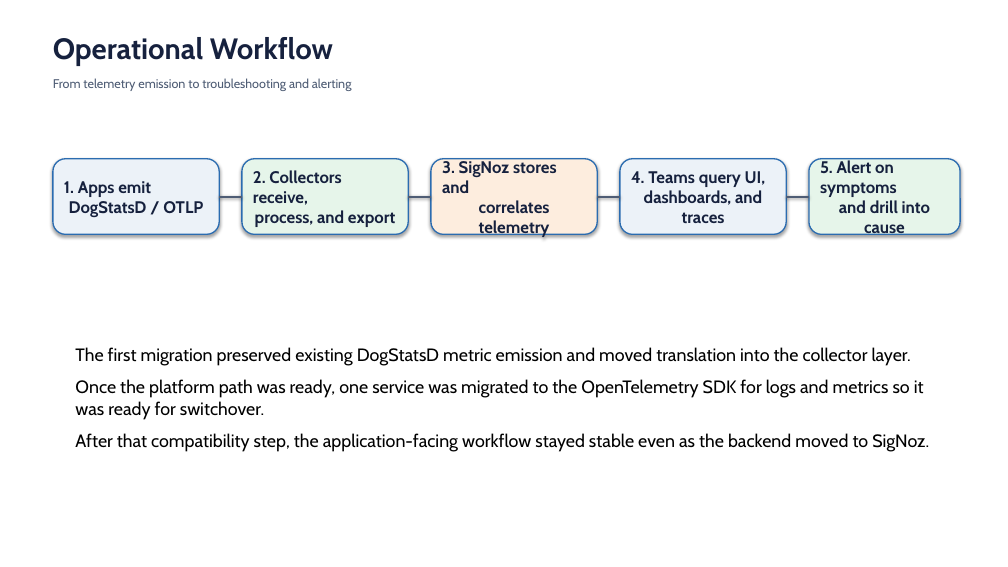
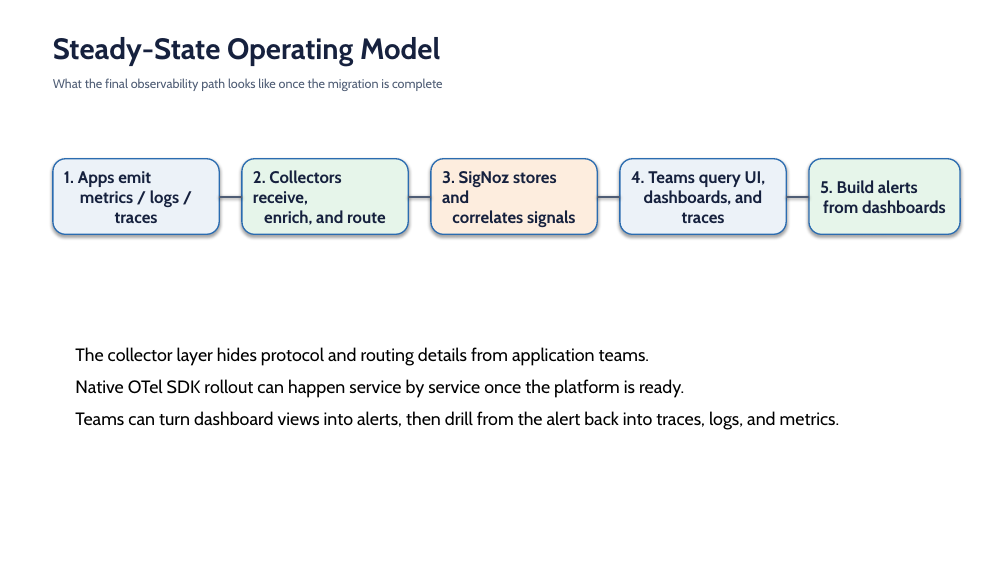
Before and after one commit to vekjja/akasa-presentation, a slide deck: slide 8 of opentelemetry-signoz-observability-stack.pptx. Drawn at 1008x567 pixels with LibreOffice and Linux fonts; fonts in the diff are those of the drawing. Boxes give left, top, right and bottom in pixels: in the first picture for what was removed or moved away, otherwise in the second. Text is boxed around its words. In the diff, an @@ line names an element or a change of style, - is before the commit and + after.

```diff
--- a/opentelemetry-signoz-observability-stack.pptx
+++ b/opentelemetry-signoz-observability-stack.pptx
@@ text at (x1=53, y1=37, x2=440, y2=66): text changed @@
-Operational Workflow
+Steady-State Operating Model
@@ text at (x1=53, y1=78, x2=443, y2=91): text changed @@
-From telemetry emission to troubleshooting and alerting
+What the final observability path looks like once the migration is complete
@@ text in rounded rectangle at (x1=64, y1=171, x2=179, y2=223): text changed @@
-1. Apps emit
-DogStatsD / OTLP
+1. Apps emit
+metrics / logs / traces
@@ text in rounded rectangle at (x1=253, y1=170, x2=386, y2=225): text changed @@
-2. Collectors receive,
-process, and export
+2. Collectors receive,
+enrich, and route
@@ text in rounded rectangle at (x1=442, y1=171, x2=576, y2=227): text changed @@
-3. SigNoz stores and
-correlates telemetry
+3. SigNoz stores and
+correlates signals
@@ text in rounded rectangle at (x1=820, y1=180, x2=946, y2=213): text changed @@
-5. Alert on symptoms
-and drill into cause
+5. Build alerts
+from dashboards
@@ text at (x1=75, y1=347, x2=840, y2=430): text changed @@
-The first migration preserved existing DogStatsD metric emission and moved translation into the collector layer.
-Once the platform path was ready, one service was migrated to the OpenTelemetry SDK for logs and metrics so it was ready for switchover.
-After that compatibility step, the application-facing workflow stayed stable even as the backend moved to SigNoz.
+The collector layer hides protocol and routing details from application teams.
+Native OTel SDK rollout can happen service by service once the platform is ready.
+Teams can turn dashboard views into alerts, then drill from the alert back into traces, logs, and metrics.
```
Also in this commit, not shown: 7 other slides changed, 1 slide added, 1 slide removed, 11 other files.
